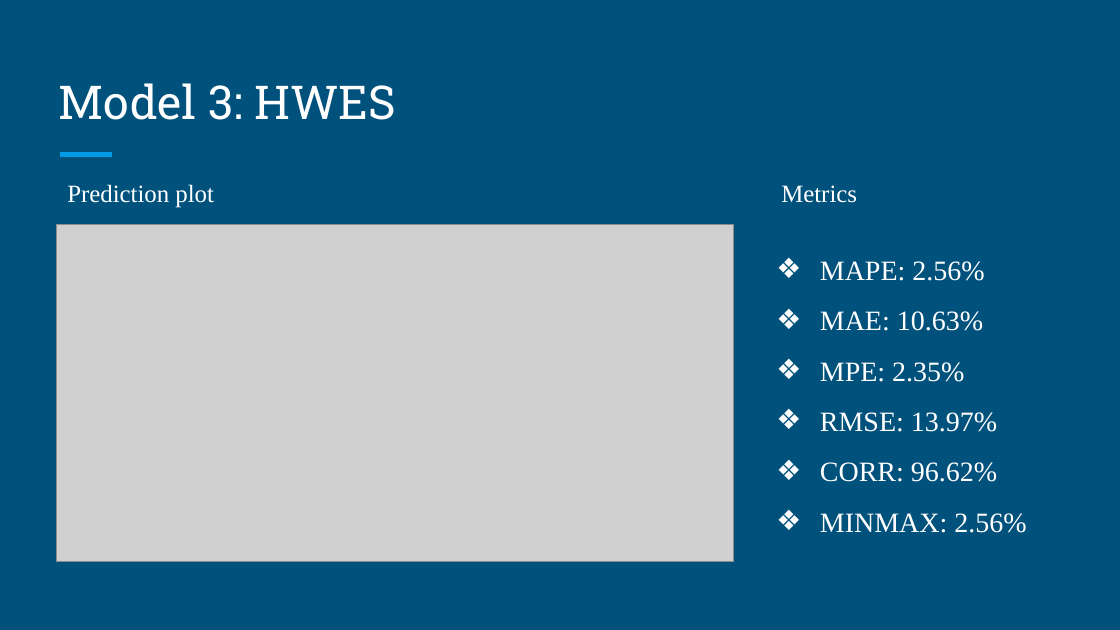
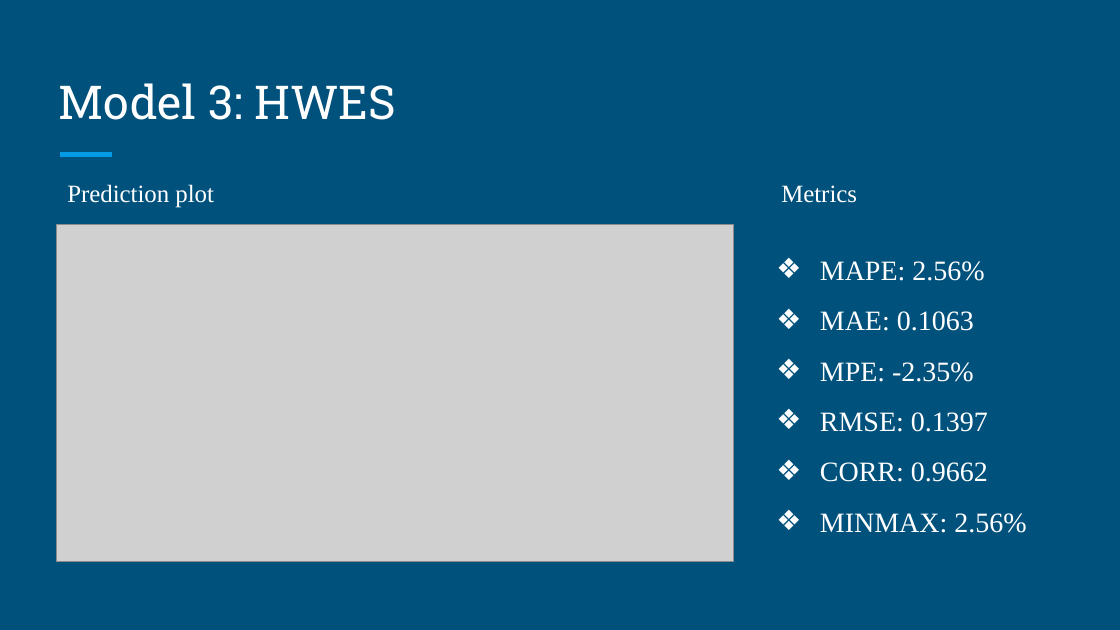
Before and after one commit to dnaandy/SpringBoard, a slide deck: slide 11 of Capstone2/Final_sildes.pptx. Drawn at 1120x630 pixels with LibreOffice and Linux fonts; fonts in the diff are those of the drawing; grey boxes stand for pictures. Boxes give left, top, right and bottom in pixels: in the first picture for what was removed or moved away, otherwise in the second. Text is boxed around its words. In the diff, an @@ line names an element or a change of style, - is before the commit and + after.

```diff
--- a/Capstone2/Final_sildes.pptx
+++ b/Capstone2/Final_sildes.pptx
@@ text at [820, 311, 988, 482]: text changed @@
-❖ MAE: 10.63%
-❖ MPE: 2.35%
-❖ RMSE: 13.97%
-❖ CORR: 96.62%
+❖ MAE: 0.1063
+❖ MPE: -2.35%
+❖ RMSE: 0.1397
+❖ CORR: 0.9662
```
Also in this commit, not shown: 6 other slides changed, 3 other files.
